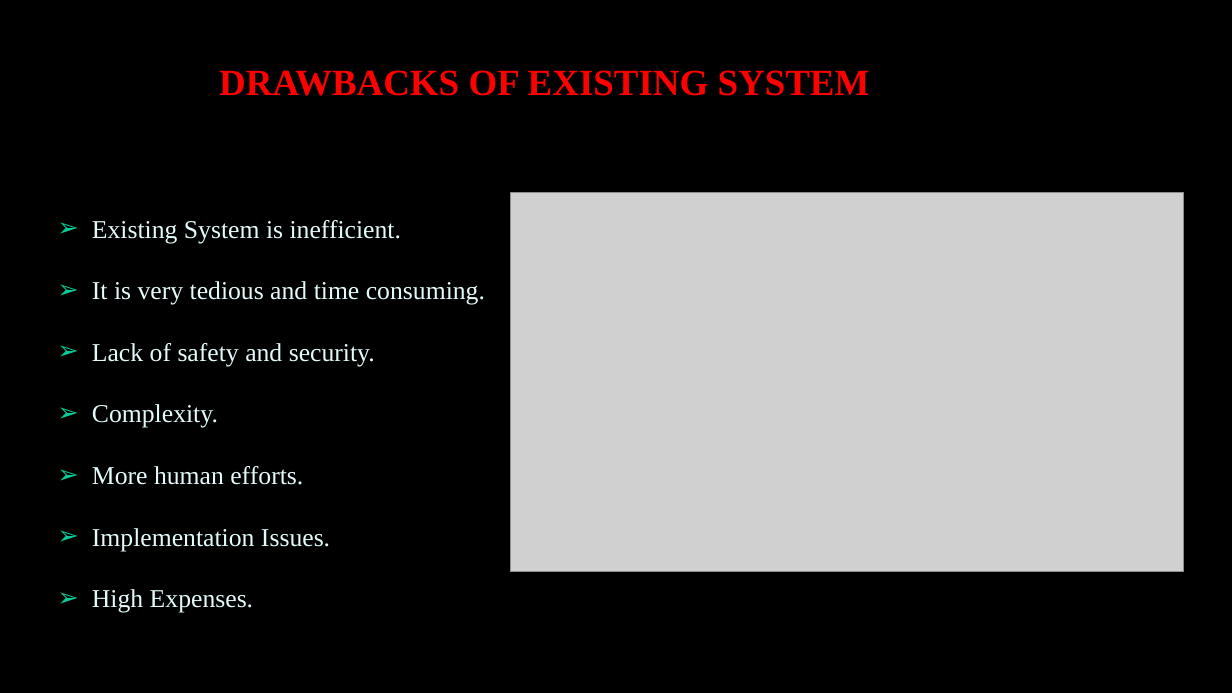
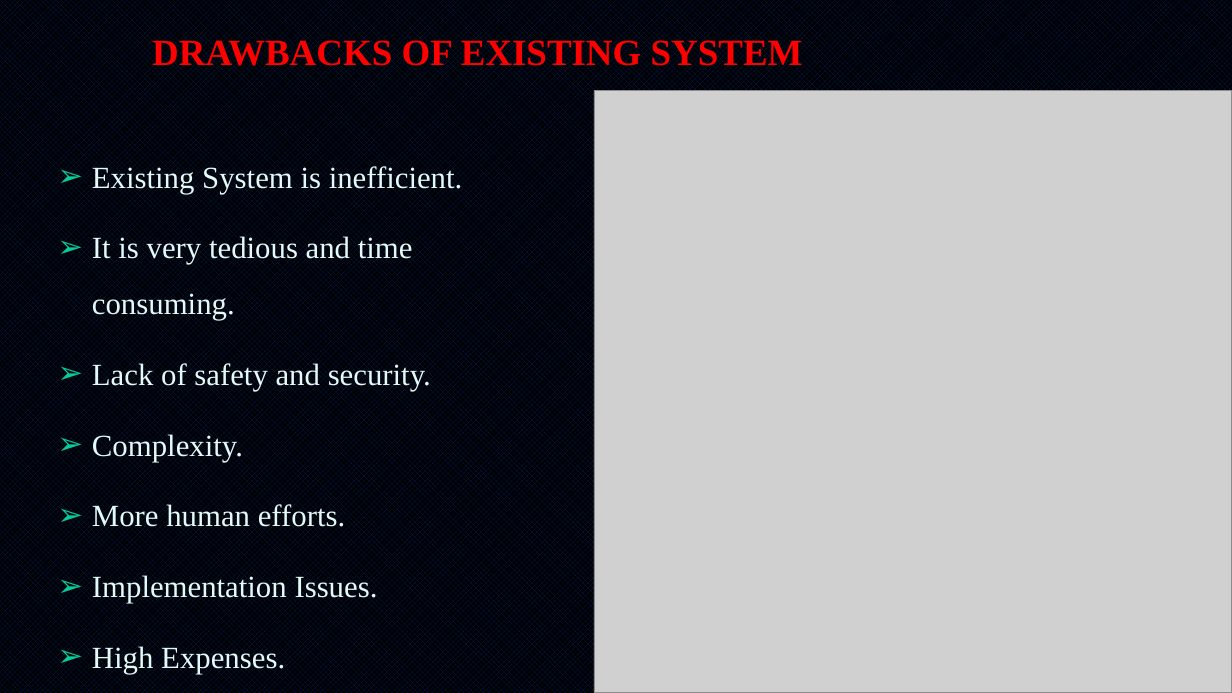
Before and after one commit to Lekshmisr95/body-sensor-network, a slide deck: slide 7 of Presentation Cover Option 1.pptx (slide 11 before the commit). Drawn at 1232x693 pixels with LibreOffice and Linux fonts; fonts in the diff are those of the drawing; grey boxes stand for pictures. Boxes give left, top, right and bottom in pixels: in the first picture for what was removed or moved away, otherwise in the second. Text is boxed around its words. In the diff, an @@ line names an element or a change of style, - is before the commit and + after.

```diff
--- a/Presentation Cover Option 1.pptx
+++ b/Presentation Cover Option 1.pptx
@@ background #000000 to pattern #002060 on #000000 @@
@@ title "DRAWBACKS OF EXISTING SYSTEM" rewrapped from (219, 70, 870, 96) to (152, 37, 803, 73) @@
@@ picture: place and size @@
-picture at (510, 192, 1184, 571)
+picture at (594, 91, 1232, 693)
@@ subtitle "Existing System is inefficient.": place and size @@
-subtitle "Existing System is inefficient." at (92, 220, 485, 613)
+subtitle "Existing System is inefficient." at (92, 165, 463, 674)
@@ subtitle "Existing System is inefficient." at (92, 165, 463, 674): size 20 to 24 pt; alignment justified to left @@
```
Also in this commit, not shown: 11 other slides changed, 12 slides added, 6 slides removed, 15 other files.
